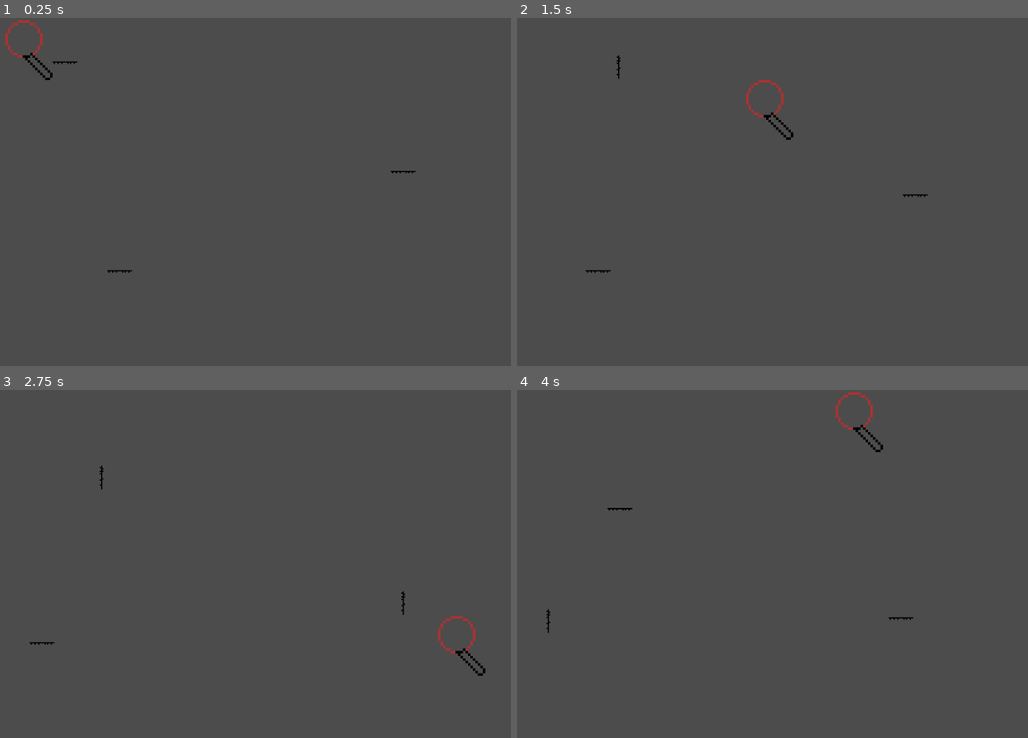
Above: before the commit, frames 1-4 (two rows, left to right).
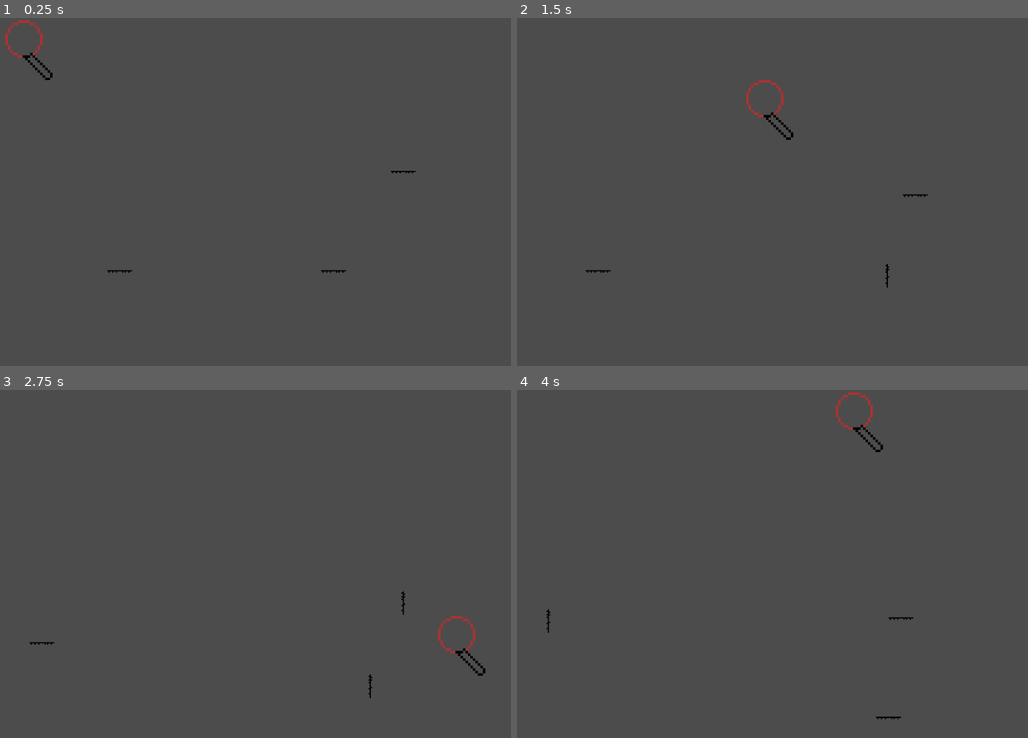
Above: after the commit, the same moments.

Repository: loudercake/ant
Game: Godot game, scene res://level1.tscn
The game is run twice, just before and just after one commit, with the same random seed, the same clock (stepped at 60 frames per second) and the same inputs.
Inputs:
- Up to frame 1 (0.25 s): no input
- Up to frame 2 (1.5 s): tap Enter at 0.5 s; hold Right (ui_right) 0.53-1.28 s; hold Down (ui_down) from 1.28 s (still down)
- Up to frame 3 (2.75 s): release Down (ui_down) at 2.03 s; hold Right (ui_right) from 2.03 s (still down)
- Up to frame 4 (4 s): release Right (ui_right) at 2.78 s; hold Up (ui_up) 2.78-3.53 s; hold Left (ui_left) from 3.53 s (still down)

The runs differ from the first frame. In frame 1, less than 0.1% of the frame differs, in the area x 10-68%, y 12-74%; in frame 2, less than 0.1%, in the area x 19-73%, y 10-78%; in frame 3, less than 0.1%; in frame 4, less than 0.1%.

Commit message:
change position of ants

Diff:
--- a/level1.tscn
+++ b/level1.tscn
@@ -9,7 +9,7 @@
 position = Vector2( 16, 24 )
 
 [node name="ant" parent="." instance=ExtResource( 1 )]
-position = Vector2( 104, 72 )
+position = Vector2( 536, 408 )
 
 [node name="ant3" parent="." instance=ExtResource( 1 )]
 position = Vector2( 216, 408 )
